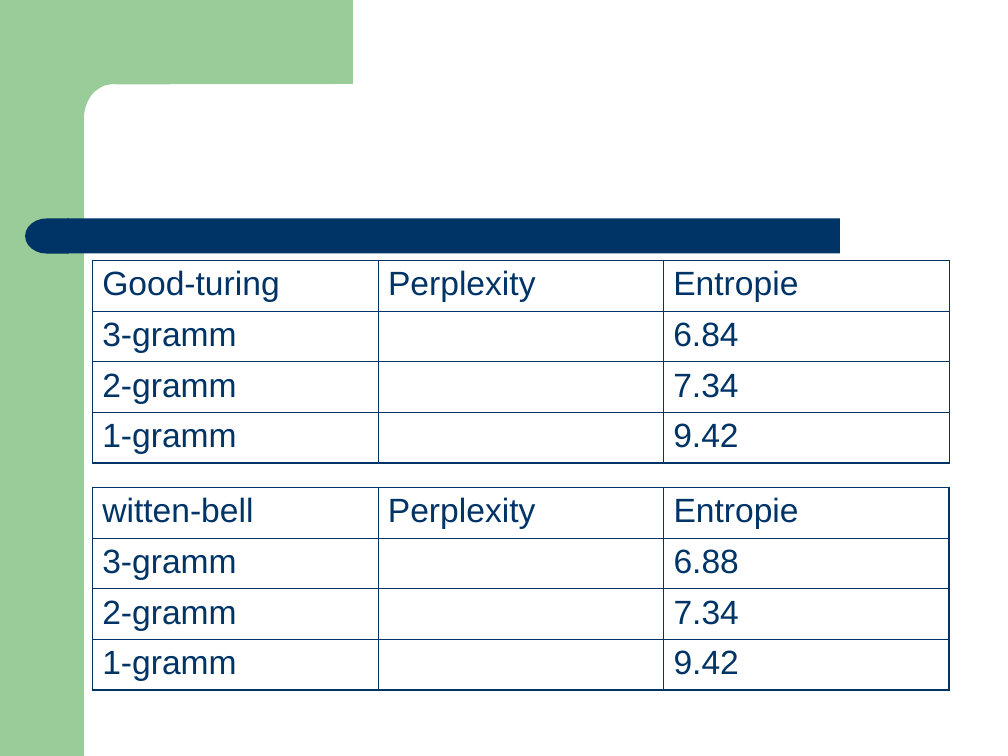
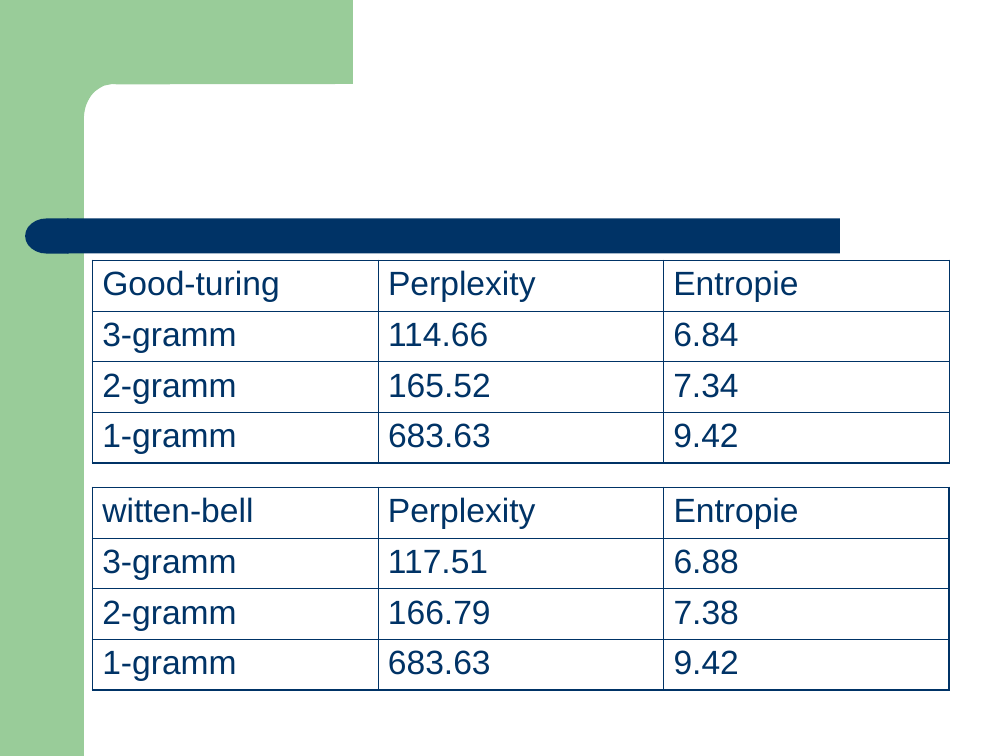
Before and after one commit to leonard117/arbeittet, a slide deck: slide 24 of ARS/doc/Training_Sprachmodell.ppt. Drawn at 1008x756 pixels with LibreOffice and Linux fonts; fonts in the diff are those of the drawing. Boxes give left, top, right and bottom in pixels: in the first picture for what was removed or moved away, otherwise in the second. Text is boxed around its words. In the diff, an @@ line names an element or a change of style, - is before the commit and + after.

```diff
--- a/ARS/doc/Training_Sprachmodell.ppt
+++ b/ARS/doc/Training_Sprachmodell.ppt
@@ table at [93, 260, 951, 462] @@
-row 2, column 2: 
+row 2, column 2: 114.66
-row 3, column 2: 
+row 3, column 2: 165.52
-row 4, column 2: 
+row 4, column 2: 683.63
@@ table at [93, 487, 949, 687] @@
-row 2, column 2: 
+row 2, column 2: 117.51
-row 3, column 2: 
+row 3, column 2: 166.79
-row 3, column 3: 7.34
+row 3, column 3: 7.38
-row 4, column 2: 
+row 4, column 2: 683.63
```
Also in this commit, not shown: 2 other slides changed, 3 slides added, 2 slides removed.
